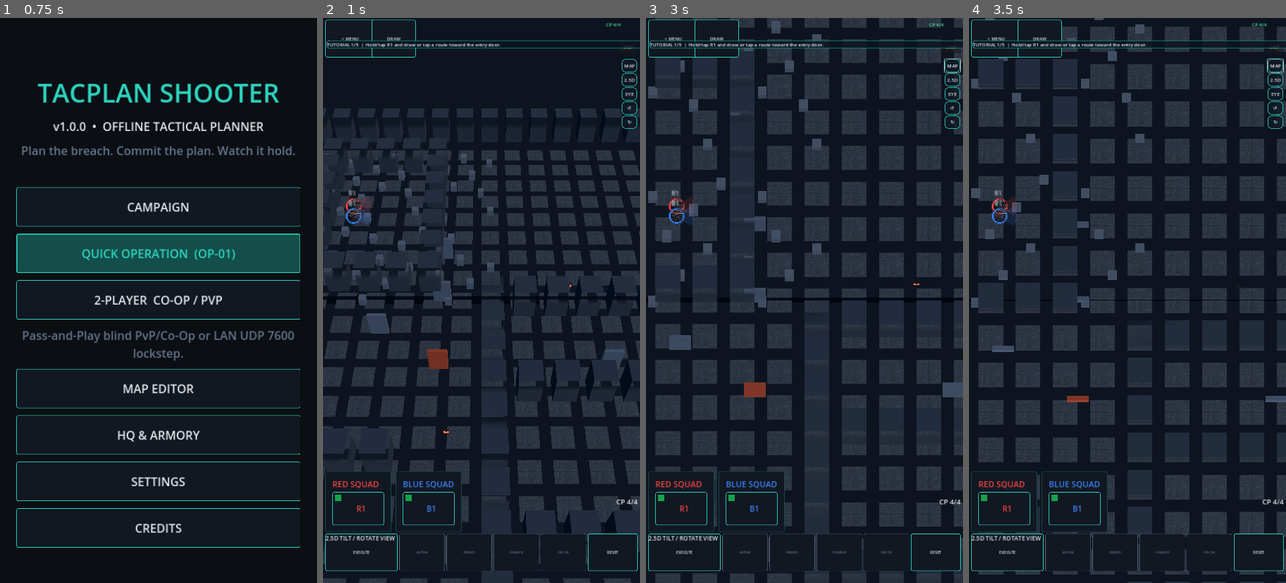
Above: before the commit, frames 1-4 (left to right).
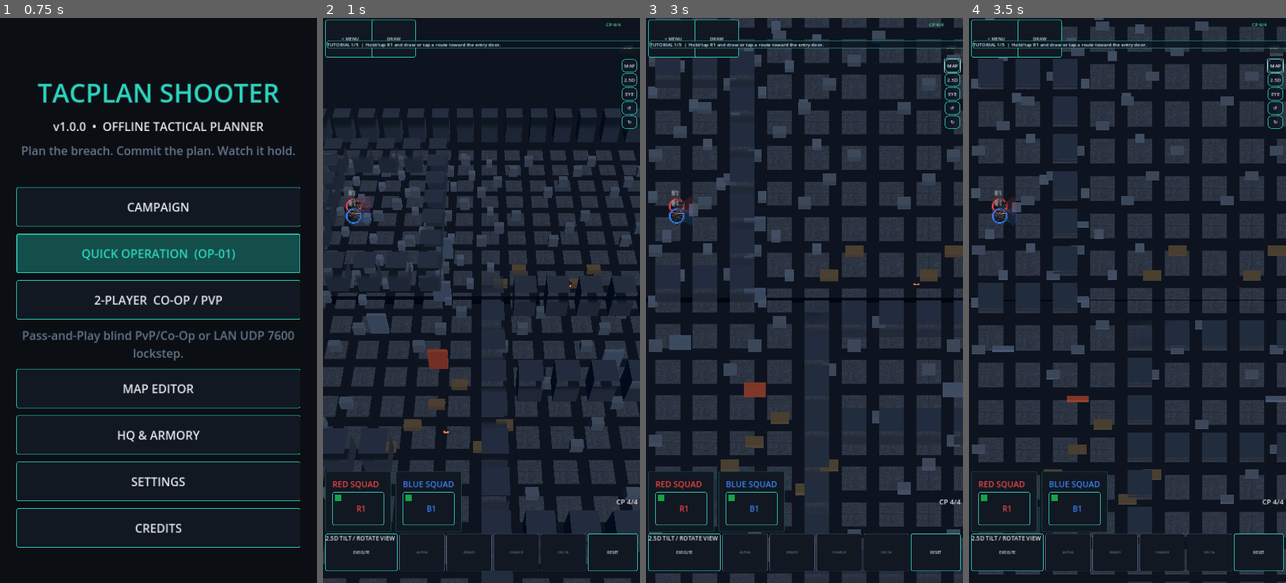
Above: after the commit, the same moments.

Repository: GhostMan612/TacPlanShooter
Game: Godot game, scene res://scenes/splash.tscn
The game is run twice, just before and just after one commit, with the same random seed, the same clock (stepped at 60 frames per second) and the same inputs.
Inputs (mouse positions are in pixels of both pictures, inside the frame that each line leads up to):
- Up to frame 1 (0.75 s): tap Enter at 0.5 s; move the mouse to (228, 272) at 0.52 s; hold Right (ui_right) from 0.53 s (still down); click (228, 272) at 0.67 s
- Up to frame 2 (1 s): keep holding Right (ui_right)
- Up to frame 3 (3 s): release Right (ui_right) at 1.25 s; click "SKIP" at 1.25 s; click "SKIP" at 2 s; click "MAP" at 2.75 s
- Up to frame 4 (3.5 s): no input

Frame 1 is identical in both runs. In frame 2, 2.7% of the frame differs, in the area x 0-100%, y 24-86%; in frame 3, 3.3%, in the area x 0-100%, y 2-92%; in frame 4, 2.6%.

Commit message:
feat(25d): room ecosystem archetypes + persistent combat scorch decals, autostart-op QA hook, in-mission verification script

Diff:
--- a/scripts/ui/splash_screen.gd
+++ b/scripts/ui/splash_screen.gd
@@ -55,4 +55,7 @@
 	_done = true
 	if _timer != null:
 		_timer.stop()
+	for arg in OS.get_cmdline_user_args():
+		if String(arg).begins_with("--autostart-op="):
+			ScreenRouter.set_param("autostart_quick", true)
 	ScreenRouter.goto_stage(ScreenRouter.Stage.TITLE)
--- a/scripts/ui/title_screen.gd
+++ b/scripts/ui/title_screen.gd
@@ -29,6 +29,9 @@
 	_add(col, &"settings", "SETTINGS", _on_settings)
 	_add(col, &"credits", "CREDITS", _on_credits)
 	print("[TacPlan] screen=title buttons=%d" % buttons.size())
+	if bool(ScreenRouter.get_param("autostart_quick", false)):
+		ScreenRouter.clear_param("autostart_quick")
+		call_deferred("_on_quick")
 
 
 func _add(col: VBoxContainer, key: StringName, label: String, cb: Callable) -> Button:
--- /dev/null
+++ b/scripts/view3d/combat_decals_3d.gd
@@ -0,0 +1,48 @@
+# ============================================================
+# As Above, So Below. As Within, So Without.
+# The Future Dictates the Past and the Past is Always Present.
+# ============================================================
+class_name CombatDecals3D
+extends Node3D
+
+
+const MAX_DECALS: int = 128
+var _mesh: MultiMeshInstance3D = null
+var _next: int = 0
+
+
+func _ready() -> void:
+	var mm := MultiMesh.new()
+	mm.transform_format = MultiMesh.TRANSFORM_3D
+	mm.mesh = BoxMesh.new()
+	mm.instance_count = MAX_DECALS
+	_mesh = MultiMeshInstance3D.new()
+	_mesh.name = "ScorchAndBrass"
+	_mesh.multimesh = mm
+	var mat := StandardMaterial3D.new()
+	mat.albedo_color = Color(0.06, 0.05, 0.04, 0.8)
+	mat.transparency = BaseMaterial3D.TRANSPARENCY_ALPHA
+	mat.texture_filter = BaseMaterial3D.TEXTURE_FILTER_NEAREST
+	_mesh.material_override = mat
+	add_child(_mesh)
+	var hidden := Transform3D().scaled(Vector3.ZERO)
+	for i in range(MAX_DECALS):
+		mm.set_instance_transform(i, hidden)
+
+
+func stamp(pos: Vector3, scale: float = 0.6) -> void:
+	if _mesh == null:
+		return
+	var idx: int = _next % MAX_DECALS
+	var t := Transform3D().translated(pos + Vector3(0.0, 0.04, 0.0)).scaled(Vector3(scale, 0.02, scale))
+	_mesh.multimesh.set_instance_transform(idx, t)
+	_next += 1
+
+
+func stamp_breach(pos: Vector3) -> void:
+	stamp(pos, 1.1)
+	stamp(pos + Vector3(0.4, 0.0, 0.3), 0.5)
+
+
+func count_stamps() -> int:
+	return mini(_next, MAX_DECALS)
--- /dev/null
+++ b/scripts/view3d/room_ecosystem_3d.gd
@@ -0,0 +1,104 @@
+# ============================================================
+# As Above, So Below. As Within, So Without.
+# The Future Dictates the Past and the Past is Always Present.
+# ============================================================
+class_name RoomEcosystem3D
+extends Node3D
+
+
+const CELL_UNITS: float = 1.5
+const FLOOR_RISE: float = 3.2
+enum Archetype { OFFICE, SERVER_ROOM, CORRIDOR, STORAGE, SECURITY, COURTYARD }
+
+var rooms: Dictionary = {}
+var prop_count: int = 0
+var _box: BoxMesh = null
+
+
+func build(m: GreyboxMap, floor: int) -> void:
+	rooms.clear()
+	prop_count = 0
+	_box = BoxMesh.new()
+	var visited := {}
+	for y in range(1, m.height_cells - 1):
+		for x in range(1, m.width_cells - 1):
+			var c := Vector2i(x, y)
+			if m.is_solid(c) or visited.has(c):
+				continue
+			var cells := _flood(m, c, visited)
+			var archetype := _classify(cells)
+			var center := Vector2.ZERO
+			for cell in cells:
+				center += Vector2(cell)
+			center /= float(maxi(1, cells.size()))
+			rooms[center] = {"archetype": archetype, "cells": cells}
+			_populate(m, floor, cells, archetype)
+
+
+func _flood(m: GreyboxMap, start: Vector2i, visited: Dictionary) -> Array:
+	var out: Array = []
+	var queue: Array[Vector2i] = [start]
+	visited[start] = true
+	while not queue.is_empty():
+		var c: Vector2i = queue.pop_back()
+		out.append(c)
+		for d in [Vector2i(1, 0), Vector2i(-1, 0), Vector2i(0, 1), Vector2i(0, -1)]:
+			var n: Vector2i = c + d
+			if m.in_bounds(n) and not m.is_solid(n) and not visited.has(n):
+				visited[n] = true
+				queue.append(n)
+	return out
+
+
+func _classify(cells: Array) -> int:
+	if cells.size() > 90:
+		return int(Archetype.COURTYARD)
+	var h: int = 0
+	for c in cells:
+		h ^= (c.x * 73856093) ^ (c.y * 19349663)
+	match posmod(h, 5):
+		0: return int(Archetype.OFFICE)
+		1: return int(Archetype.SERVER_ROOM)
+		2: return int(Archetype.CORRIDOR)
+		3: return int(Archetype.STORAGE)
+		_: return int(Archetype.SECURITY)
+
+
+func _populate(m: GreyboxMap, floor: int, cells: Array, archetype: int) -> void:
+	var count := 0
+	for c in cells:
+		var h: int = (c.x * 73856093) ^ (c.y * 19349663)
+		if (h & 3) != 0:
+			continue
+		var inst := MeshInstance3D.new()
+		inst.mesh = _box
+		var mat := StandardMaterial3D.new()
+		match archetype:
+			int(Archetype.SERVER_ROOM):
+				mat.albedo_color = Color(0.08, 0.14, 0.20)
+				mat.emission_enabled = true
+				mat.emission = Color(0.1, 0.9, 0.85)
+				mat.emission_energy_multiplier = 0.5
+				inst.scale = Vector3(0.6, 1.5, 0.6)
+			int(Archetype.OFFICE):
+				mat.albedo_color = Color(0.32, 0.26, 0.18)
+				inst.scale = Vector3(1.1, 0.5, 0.6)
+			int(Archetype.STORAGE):
+				mat.albedo_color = Color(0.36, 0.28, 0.20)
+				inst.scale = Vector3(0.7, 0.7, 0.7)
+			int(Archetype.CORRIDOR):
+				mat.albedo_color = Color(0.18, 0.22, 0.26)
+				inst.scale = Vector3(1.2, 0.08, 0.3)
+			_:
+				mat.albedo_color = Color(0.25, 0.30, 0.36)
+				inst.scale = Vector3(0.8, 0.9, 0.5)
+		mat.texture_filter = BaseMaterial3D.TEXTURE_FILTER_NEAREST
+		inst.material_override = mat
+		inst.position = cell_to_world(c, floor) + Vector3(0.0, inst.scale.y * 0.5, 0.0)
+		add_child(inst)
+		count += 1
+	prop_count += count
+
+
+static func cell_to_world(c: Vector2i, floor: int) -> Vector3:
+	return Vector3(float(c.x) * CELL_UNITS, float(floor) * FLOOR_RISE, float(c.y) * CELL_UNITS)
--- a/scripts/view3d/world_view_3d.gd
+++ b/scripts/view3d/world_view_3d.gd
@@ -19,6 +19,8 @@
 var vfx: Vfx3D = null
 var drone_layer: Drone3DLayer = null
 var vehicle_layer: Vehicle3DLayer = null
+var ecosystem: RoomEcosystem3D = null
+var decals: CombatDecals3D = null
 var _floor_root: Node3D = null
 var _actor_root: Node3D = null
 var _floor_meshes: Dictionary = {}
@@ -57,6 +59,12 @@
 	vehicle_layer = Vehicle3DLayer.new()
 	vehicle_layer.name = "Vehicles3D"
 	add_child(vehicle_layer)
+	ecosystem = RoomEcosystem3D.new()
+	ecosystem.name = "RoomEcosystem3D"
+	add_child(ecosystem)
+	decals = CombatDecals3D.new()
+	decals.name = "CombatDecals3D"
+	add_child(decals)
 	var bus := get_node_or_null("/root/EventBus")
 	if bus != null:
 		if not bus.breach_detonated.is_connected(_on_breach_3d):
@@ -148,8 +156,11 @@
 
 
 func _on_breach_3d(p: Vector2) -> void:
+	var wp := world_pos_to_3d(p, active_floor)
 	if vfx != null:
-		vfx.breach(world_pos_to_3d(p, active_floor))
+		vfx.breach(wp)
+	if decals != null:
+		decals.stamp_breach(wp)
 	if camera != null:
 		camera.shake(0.45)
 
@@ -246,6 +257,8 @@
 		var ao := _build_ao(fm, f)
 		_floor_root.add_child(ao)
 		_build_doors(fm, f)
+		if ecosystem != null:
+			ecosystem.build(fm, f)
 		_floor_meshes[f] = {"floor": plate, "walls": walls, "ao": ao}
 	_door_signature = _signature()
 	_apply_floor_visibility()
--- a/tests/view3d_combat_harness.gd
+++ b/tests/view3d_combat_harness.gd
@@ -73,6 +73,10 @@
 		_check(rubble >= 12, "breach rubble pool spawns >= 12 debris cubes")
 		_check(view.get_child_count() > 0, "builds 3D view for " + path)
 		_check(view.vfx != null and view.fog_overlay != null, "vfx + fog overlay active for " + path)
+		_check(view.ecosystem != null and view.ecosystem.prop_count > 0, "room ecosystem populates themed props for " + path)
+		if view.decals != null:
+			view.decals.stamp_breach(Vector3(2.0, 0.0, 2.0))
+			_check(view.decals.count_stamps() >= 2, "combat decals stamp breach scorch marks for " + path)
 		view.update_routes({&"red": [Vector2i(2, 2), Vector2i(3, 2)]})
 		_check(view.route_overlay.get_child_count() >= 3, "route overlay built for " + path)
 		root.remove_child(view)
Not shown, added: tools/verify_in_mission.ps1
